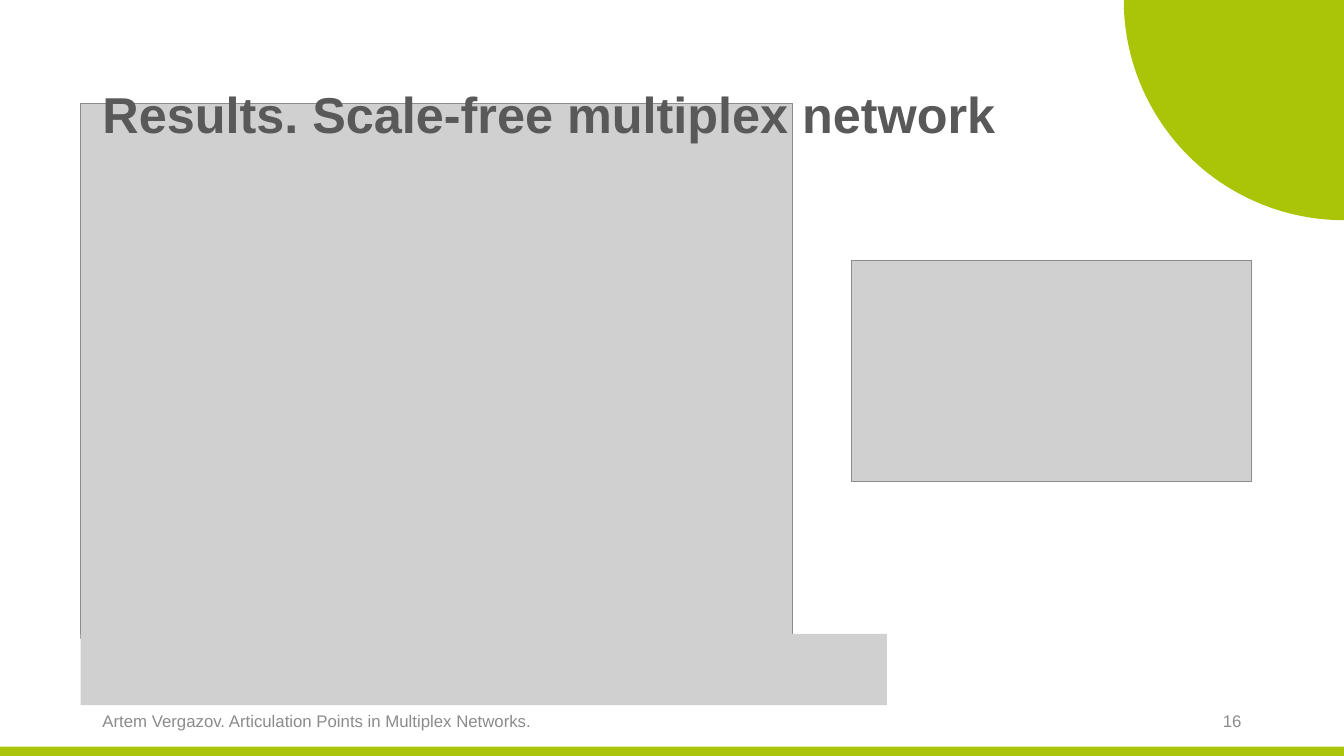
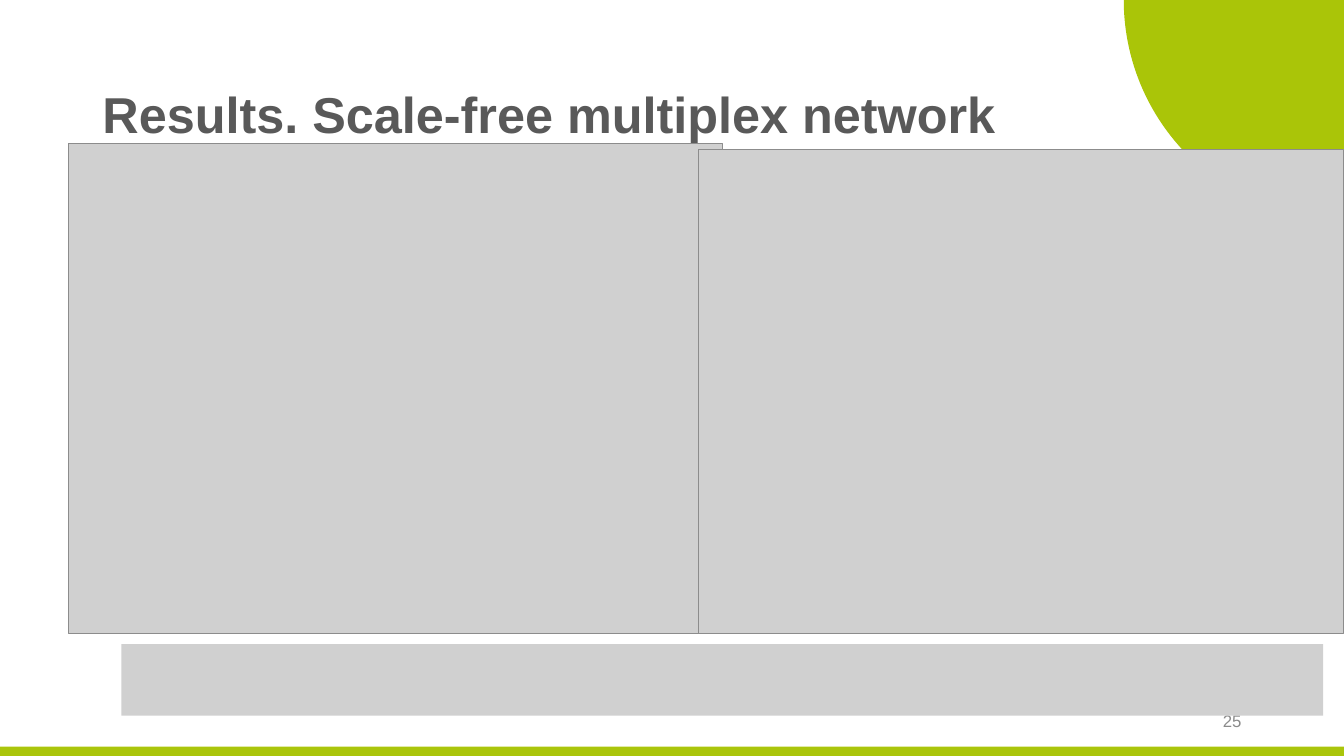
Before and after one commit to ArtemVergazov/ap_in_multiplex_networks, a slide deck: slide 25 of msc_predefense_template/Artem_Vergazov_predefense_April.pptx (slide 16 before the commit). Drawn at 1344x756 pixels with LibreOffice and Linux fonts; fonts in the diff are those of the drawing; grey boxes stand for pictures; background and template pictures are left out. Boxes give left, top, right and bottom in pixels: in the first picture for what was removed or moved away, otherwise in the second. Text is boxed around its words. In the diff, an @@ line names an element or a change of style, - is before the commit and + after.

```diff
--- a/msc_predefense_template/Artem_Vergazov_predefense_April.pptx
+++ b/msc_predefense_template/Artem_Vergazov_predefense_April.pptx
@@ picture: place and size @@
-picture at <box>81,104,793,638</box>
+picture at <box>69,143,722,633</box>
@@ picture added at <box>699,149,1344,633</box> @@
@@ picture removed at <box>851,260,1251,482</box> @@
@@ picture: place and size @@
-picture at <box>81,634,887,706</box>
+picture at <box>121,644,1323,716</box>
@@ text removed at <box>102,715,531,731</box> @@
-Artem Vergazov. Articulation Points in Multiplex Networks.
@@ page number at <box>1223,713,1242,727</box>: text changed @@
-16
+25
```
Also in this commit, not shown: 7 other slides changed, 15 slides added, 4 slides removed, 43 other files.
